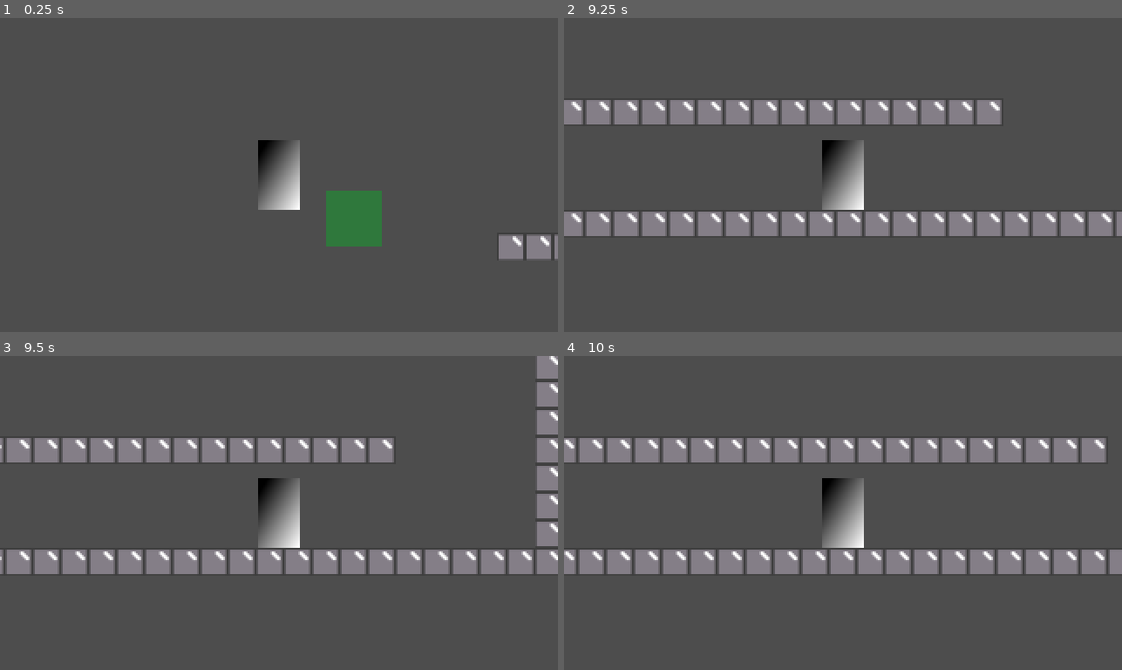
Above: before the commit, frames 1-4 (two rows, left to right).
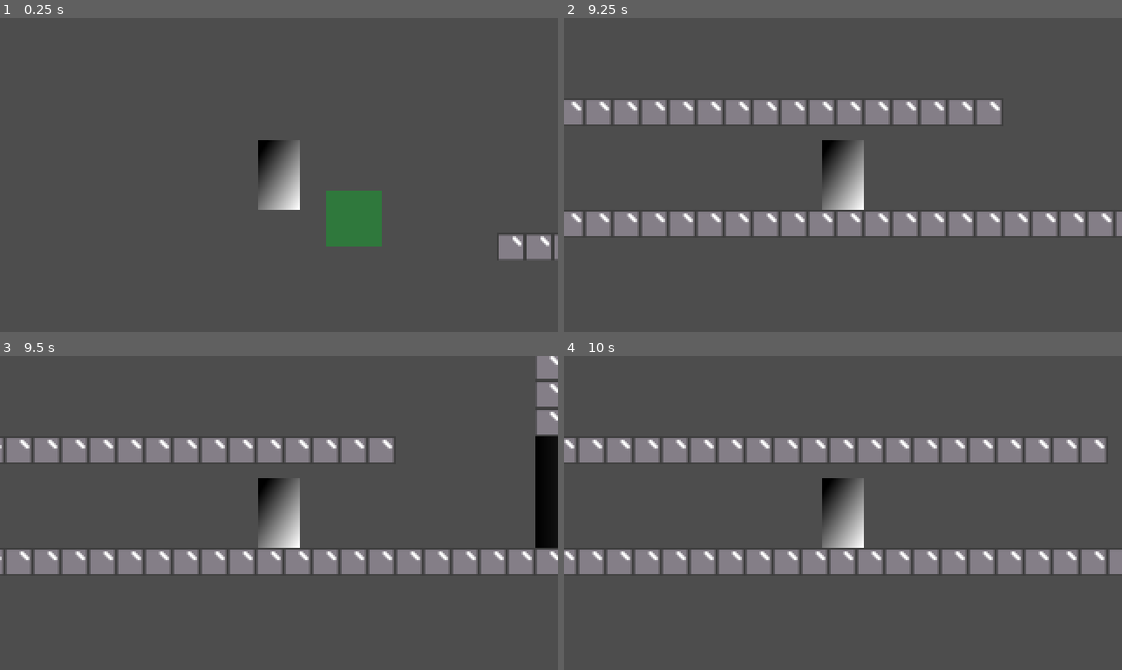
Above: after the commit, the same moments.

Repository: Burning-Cactus/MVM28-Symbiote
Game: Godot game, scene res://main.tscn
The game is run twice, just before and just after one commit, with the same random seed, the same clock (stepped at 60 frames per second) and the same inputs.
Inputs:
- Up to frame 1 (0.25 s): no input
- Up to frame 2 (9.25 s): tap Enter (ui_accept) at 0.5 s; hold Shift (run) 0.53-1.28 s; hold D (move_right) 0.53-2.03 s; tap Space (jump) at 0.77, 1.52, 3.02, 3.77, 4.52, 6.02, 6.77, 7.52, 9.02 s; tap Shift (run) every 1.5 s from 1.35 to 8.85 s; hold A (move_left) 2.03-2.78 s; hold Shift (run) 2.03-2.78 s; hold D (move_right) 2.78-4.28 s; hold Shift (run) 3.53-4.28 s; hold A (move_left) 4.28-5.03 s; hold D (move_right) 5.03-5.78 s; hold Shift (run) 5.03-5.78 s; hold A (move_left) 5.78-7.28 s; hold Shift (run) 6.53-7.28 s; hold D (move_right) from 7.28 s (still down); hold Shift (run) 8.03-8.78 s
- Up to frame 3 (9.5 s): keep holding D (move_right)
- Up to frame 4 (10 s): release D (move_right) at 9.53 s; hold A (move_left) from 9.53 s (still down); hold Shift (run) from 9.53 s (still down); tap Space (jump) at 9.77 s

Frames 1-2 are identical in both runs. In frame 3, 1.4% of the frame differs, in the area x 95-100%, y 25-62%; in frame 4, nothing differs.

Commit message:
Doors work now

Diff:
--- a/main.tscn
+++ b/main.tscn
@@ -19,3 +19,15 @@
 script = ExtResource("3_lquwl")
 player = NodePath("../Player")
 metadata/_custom_type_script = "uid://cs46uhgsmikdr"
+
+[node name="RoomTransitionLayer" type="CanvasLayer" parent="."]
+visible = false
+
+[node name="ColorRect" type="ColorRect" parent="RoomTransitionLayer"]
+visible = false
+anchors_preset = 15
+anchor_right = 1.0
+anchor_bottom = 1.0
+grow_horizontal = 2
+grow_vertical = 2
+color = Color(0, 0, 0, 1)
--- a/room/door.gd
+++ b/room/door.gd
@@ -3,15 +3,5 @@
 @export var target_room: String
 @export var target_door: String
 
-# Called when the node enters the scene tree for the first time.
-func _ready() -> void:
-	pass # Replace with function body.
-
-
-# Called every frame. 'delta' is the elapsed time since the previous frame.
-func _process(delta: float) -> void:
-	pass
-
-
 func _on_area_2d_body_entered(body: CharacterBody2D) -> void:
-	pass # Replace with function body.
+	RoomManager.switch_room(target_room, target_door)
--- a/room/door.tscn
+++ b/room/door.tscn
@@ -3,13 +3,13 @@
 [ext_resource type="Script" uid="uid://1uvdrlm4xqbo" path="res://room/door.gd" id="1_n1qdu"]
 
 [sub_resource type="Gradient" id="Gradient_yep4n"]
+colors = PackedColorArray(0, 0, 0, 1, 0.215686, 0.215686, 0.215686, 0.541176)
 
 [sub_resource type="GradientTexture2D" id="GradientTexture2D_2brmc"]
 gradient = SubResource("Gradient_yep4n")
-height = 96
 
 [sub_resource type="RectangleShape2D" id="RectangleShape2D_2uoy4"]
-size = Vector2(64, 96)
+size = Vector2(64, 64)
 
 [node name="Door" type="Node2D"]
 script = ExtResource("1_n1qdu")
@@ -18,6 +18,8 @@
 texture = SubResource("GradientTexture2D_2brmc")
 
 [node name="Area2D" type="Area2D" parent="."]
+collision_layer = 0
+collision_mask = 2
 
 [node name="CollisionShape2D" type="CollisionShape2D" parent="Area2D"]
 shape = SubResource("RectangleShape2D_2uoy4")
--- a/room/scenes/test_room_1.tscn
+++ b/room/scenes/test_room_1.tscn
@@ -1,8 +1,9 @@
-[gd_scene load_steps=8 format=4 uid="uid://c0qnvdtjf63i0"]
+[gd_scene load_steps=9 format=4 uid="uid://c0qnvdtjf63i0"]
 
 [ext_resource type="Script" uid="uid://dia4c0i6nby0a" path="res://room/room.gd" id="1_ksy4o"]
 [ext_resource type="Texture2D" uid="uid://xdf8xuqhqbjq" path="res://resources/placeholder.png" id="2_2y5by"]
 [ext_resource type="PackedScene" uid="uid://bdphc7i586bet" path="res://enemies/mobs/slime/slime.tscn" id="3_s03en"]
+[ext_resource type="PackedScene" uid="uid://b6hvsshqcu6a1" path="res://room/door.tscn" id="4_n8pka"]
 
 [sub_resource type="TileSetAtlasSource" id="TileSetAtlasSource_gy3sr"]
 texture = ExtResource("2_2y5by")
@@ -37,13 +38,14 @@
 metadata/_custom_type_script = "uid://dia4c0i6nby0a"
 
 [node name="TileMapLayer" type="TileMapLayer" parent="."]
-tile_map_data = PackedByteArray("AAABAAoAAAAAAAAAAAACAAoAAAA …(931 unchanged characters)… AAAAAkAAYAAAAAAAAAAAAqAAoAAAAAAAAAAAAqAAkAAAAAAAAAAAAqAAgAAAAAAAAAAAAqAAcAAAAAAAAAAAAqAAYAAAAAAAAAAAAqAAUAAAAAAAAAAAAqAAQAAAAAAAAAAAAqAAMAAAAAAA …(200 unchanged characters)…
+tile_map_data = PackedByteArray("AAABAAoAAAAAAAAAAAACAAoAAAA …(931 unchanged characters)… AAAAAkAAYAAAAAAAAAAAAqAAoAAAAAAAAAAAAqAAUAAAAAAAAAAAAqAAQAAAAAAAAAAAAqAAMAAAAAAA …(200 unchanged characters)…
 tile_set = SubResource("TileSet_t34gm")
 
 [node name="slime" parent="." instance=ExtResource("3_s03en")]
 position = Vector2(114, 59)
 
 [node name="CameraShifter" type="Area2D" parent="."]
+visible = false
 position = Vector2(629, 116)
 collision_layer = 0
 collision_mask = 2
@@ -56,5 +58,10 @@
 [node name="ViewPoint" type="Node2D" parent="CameraShifter"]
 position = Vector2(0, -29)
 
+[node name="Door" parent="." instance=ExtResource("4_n8pka")]
+position = Vector2(704, 128)
+target_room = "test_2"
+target_door = "0"
+
 [connection signal="body_entered" from="CameraShifter" to="CameraShifter" method="_on_body_entered"]
 [connection signal="body_exited" from="CameraShifter" to="CameraShifter" method="_on_body_exited"]
--- a/room_manager.gd
+++ b/room_manager.gd
@@ -1,23 +1,18 @@
 # Singleton script for switching the current room.
 extends Node
 
-var world: Node2D
+@export var world: Node2D
 
 # Key: String ID
-#
 const rooms: Dictionary = {
-	0: "start",
-	"test1": "test_room_1",
-	"test2": "",
+	"test_1": "test_room_1",
+	"test_2": "test_room_2",
 }
-
-const test_1 := "test_room_1"
-const test_2 := "test_room_2"
 
 
 # Provide the relative path of the room from the scenes folder.
-func switch_room(room_id: String) -> void:
+func switch_room(room_id: String, door_id: String) -> void:
 	assert(world != null, "Error: World is null! Are you trying to switch rooms from outside of the main game?")
 	world.get_children()[0].queue_free()
-	var room := load("res://room/scenes/%s.tscn" % room_id)
+	var room := load("res://room/scenes/%s.tscn" % rooms[room_id])
 	world.add_child(room.instantiate())
